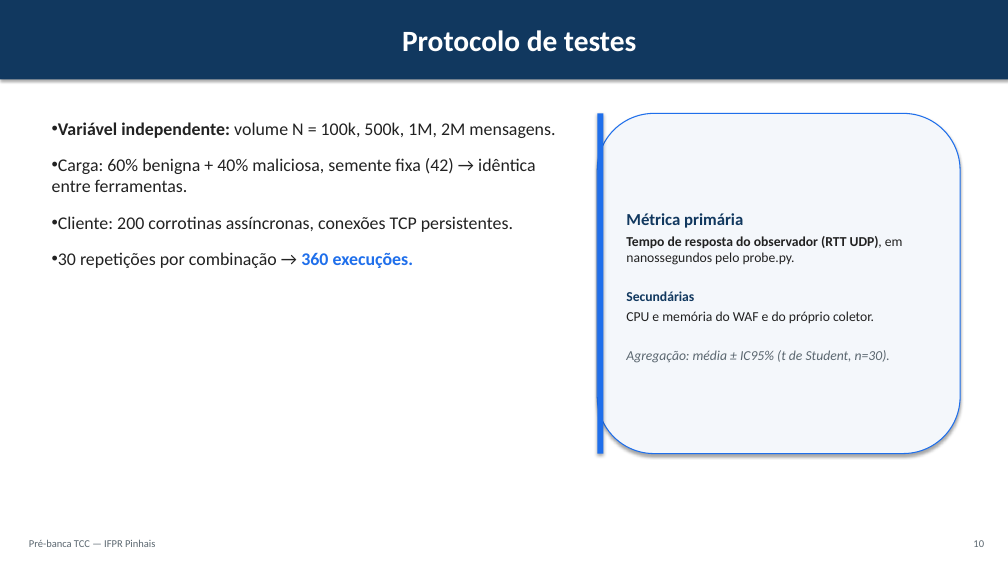
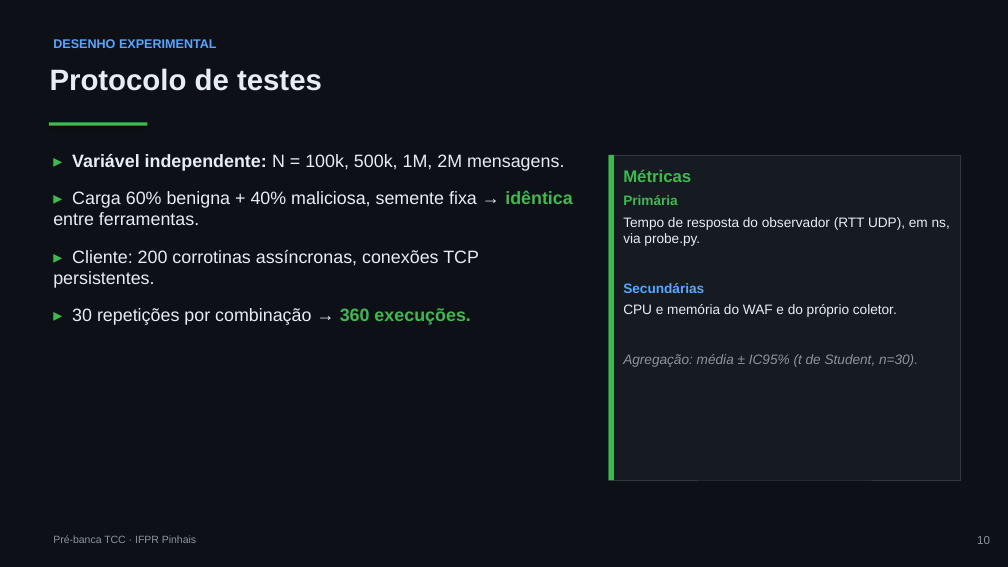
Before and after one commit to joaopedroplinta/vnf-monitoring-benchmark, a slide deck: slide 10 of docs/apresentacao/apresentacao_tcc.pptx. Drawn at 1008x567 pixels with LibreOffice and Linux fonts; fonts in the diff are those of the drawing. Boxes give left, top, right and bottom in pixels: in the first picture for what was removed or moved away, otherwise in the second. Text is boxed around its words. In the diff, an @@ line names an element or a change of style, - is before the commit and + after.

Commit message:
docs: redesenhar slides da pre-banca com tema escuro
Aplica tema escuro tech (fundo grafite, acentos neon verde/azul/laranja)
no gerador PPTX e no HTML reveal.js. Corrige sobreposicoes trocando a
fonte para Arial e ligando auto-ajuste de texto nas caixas. Aperta
fontes e espacamentos no HTML para o conteudo caber sem corte na altura
fixa do slide.

```diff
--- a/docs/apresentacao/apresentacao_tcc.pptx
+++ b/docs/apresentacao/apresentacao_tcc.pptx
@@ background #FFFFFF to #0D1117 @@
@@ text "Protocolo de testes": place and size @@
-text "Protocolo de testes" at box(0, 0, 1008, 79)
+text "Protocolo de testes" at box(50, 68, 322, 91)
@@ text "Protocolo de testes" at box(50, 68, 322, 91): font Calibri to Arial, text colour #FFFFFF to #E6EDF3; alignment centre to left; more space between paragraphs; vertical alignment middle to top; fill #11385F to none; shadow off @@
@@ text added at box(53, 39, 217, 48), 12 pt, text #58A6FF, bold @@
+DESENHO EXPERIMENTAL
@@ rectangle added at box(49, 123, 147, 126), fill #3FB950 @@
@@ text at box(53, 154, 572, 325): text changed; font Calibri to Arial; text colour #222222 to #E6EDF3 @@
-• Variável independente: volume N = 100k, 500k, 1M, 2M mensagens.
-• Carga: 60% benigna + 40% maliciosa, semente fixa (42) → idêntica entre ferramentas.
-• Cliente: 200 corrotinas assíncronas, conexões TCP persistentes.
-• 30 repetições por combinação → 360 execuções.
+▸ Variável independente: N = 100k, 500k, 1M, 2M mensagens.
+▸ Carga 60% benigna + 40% maliciosa, semente fixa → idêntica entre ferramentas.
+▸ Cliente: 200 corrotinas assíncronas, conexões TCP persistentes.
+▸ 30 repetições por combinação → 360 execuções.
@@ rectangle "Métricas": place and size @@
-rectangle "Métricas" at box(597, 113, 960, 454)
+rectangle "Métricas" at box(609, 155, 960, 480)
@@ rectangle "Métricas" at box(609, 155, 960, 480): vertical alignment middle to top; rounded rectangle to rectangle; fill #F4F7FB to #161B22; outline #1F6FEB 1 pt to #30363D 0.75 pt; shadow off @@
@@ rectangle: place and size @@
-rectangle at box(597, 113, 603, 454)
+rectangle at box(609, 155, 614, 480)
@@ rectangle at box(609, 155, 614, 480): fill #1F6FEB to #3FB950; shadow off @@
@@ text in rectangle at box(623, 169, 950, 246): text changed; font Calibri to Arial; text colour #222222 to #E6EDF3; bold off @@
-Métrica primária
-Tempo de resposta do observador (RTT UDP), em nanossegundos pelo probe.py.
+Métricas
+Primária
+Tempo de resposta do observador (RTT UDP), em ns, via probe.py.
@@ text in rectangle at box(623, 283, 918, 367): font Calibri to Arial in "Secundárias", "CPU e memória do WAF e do ...", "Agregação: média ± IC95% (t de Student, ..."; text colour #11385F to #58A6FF in "Secundárias"; text colour #222222 to #E6EDF3 in "CPU e memória do WAF e do ..."; text colour #5B6770 to #8B949E in "Agregação: média ± IC95% (t de Student, ..."; more space between paragraphs @@
@@ text at box(53, 535, 196, 543): text changed; font Calibri to Arial; text colour #5B6770 to #8B949E @@
-Pré-banca TCC — IFPR Pinhais
+Pré-banca TCC · IFPR Pinhais
@@ text "10" at box(977, 536, 990, 544): size 10 to 11 pt, font Calibri to Arial, text colour #5B6770 to #8B949E @@
```
Also in this commit, not shown: 18 other slides changed, 2 other files.
